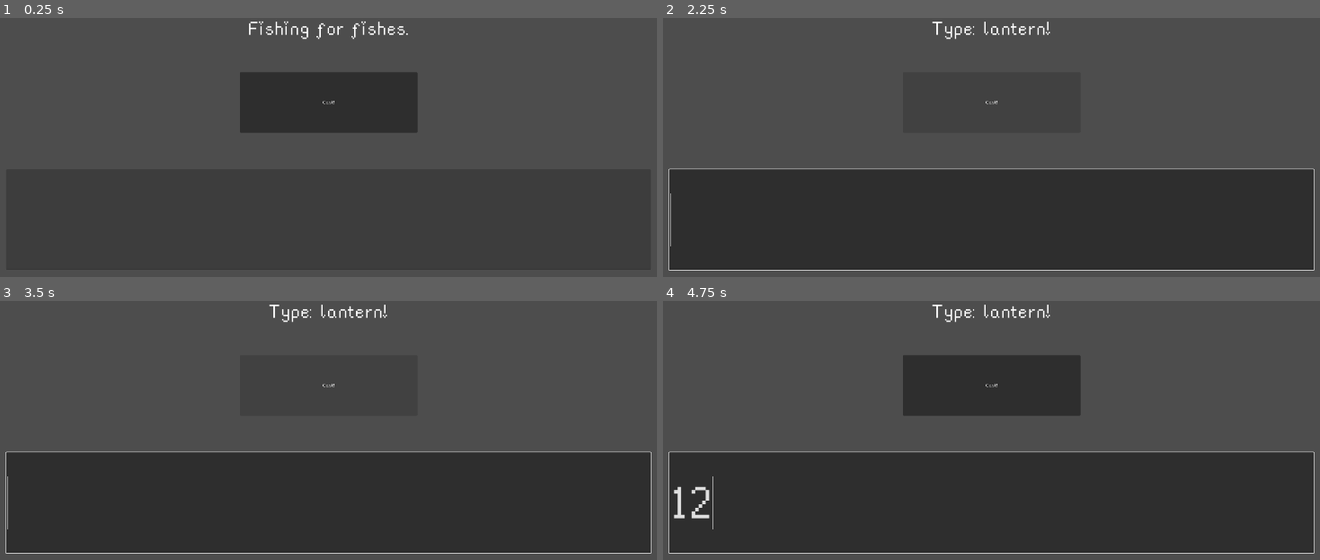
Above: before the commit, frames 1-4 (two rows, left to right).
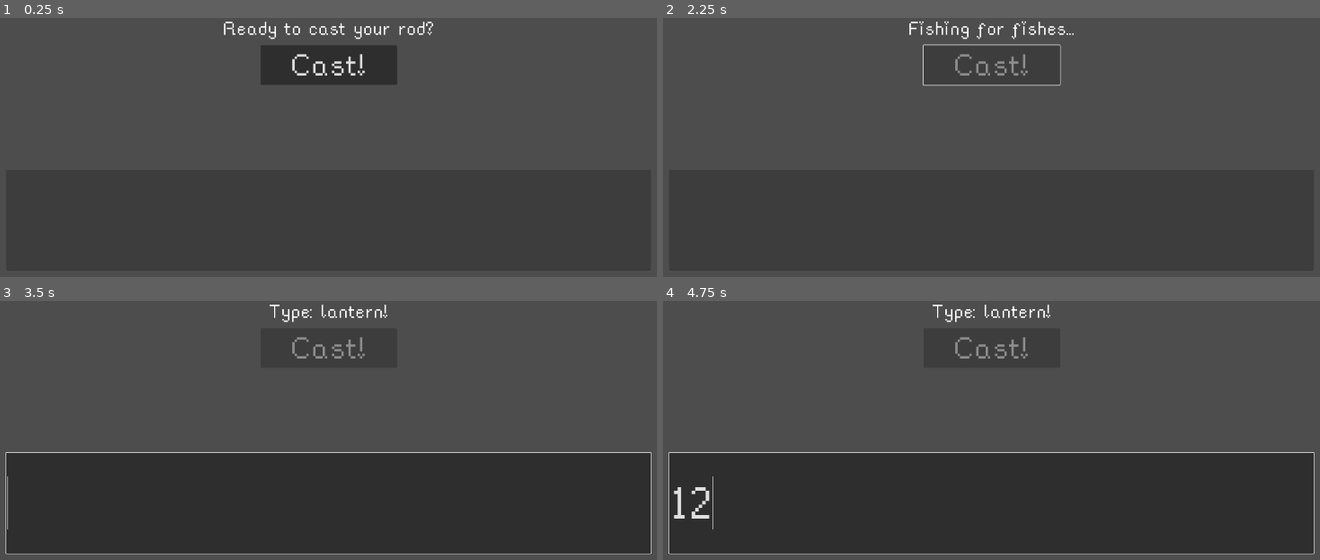
Above: after the commit, the same moments.

Repository: flowerFawn/the-key-to-fishing
Game: Godot game, scene res://typing_scene.tscn
The game is run twice, just before and just after one commit, with the same random seed, the same clock (stepped at 60 frames per second) and the same inputs.
Inputs (mouse positions are in pixels of both pictures, inside the frame that each line leads up to):
- Up to frame 1 (0.25 s): no input
- Up to frame 2 (2.25 s): click "Cast!" at 0.5 s; click (991, 103) at 1.25 s, where only the run before the commit has a clickable "Cast!"; click (991, 103) at 2 s, where only the run before the commit has a clickable "Cast!"
- Up to frame 3 (3.5 s): no input
- Up to frame 4 (4.75 s): click (991, 503) at 3.52 s; type "12" at 3.6 s; tap Enter at 4.25 s

The runs differ from the first frame. In frame 1, 8.0% of the frame differs, in the area x 34-66%, y 1-45%; in frame 2, 2.3%; in frame 3, 1.8%; in frame 4, 7.1%.

Commit message:
refactored the waiting text dot sequence

Diff:
--- a/assets/themes/main_theme.tres
+++ b/assets/themes/main_theme.tres
@@ -4,6 +4,7 @@
 
 [resource]
 default_font = ExtResource("1_nb1hy")
+Button/font_sizes/font_size = 100
 Label/font_sizes/font_size = 60
 LineEdit/font_sizes/font_size = 150
 TextEdit/font_sizes/font_size = 150
--- a/typing_scene.gd
+++ b/typing_scene.gd
@@ -4,27 +4,29 @@
 var state: String = "starting"
 # Called when the node enters the scene tree for the first time.
 func _ready() -> void:
-	#pass # Replace with function body.
-	start_fishing()
+	pass # Replace with function body.
+
 
 # Called every frame. 'delta' is the elapsed time since the previous frame.
 func _process(_delta: float) -> void:
 	if state == "waiting" and $CanvasLayer/Control/WordDisplay.text == "Fishing for fishes":
-		for _a in range(3):
-			if state == "waiting":
-				$CanvasLayer/Control/WordDisplay.text = $CanvasLayer/Control/WordDisplay.text + "."
-				await get_tree().create_timer(0.5).timeout
-			else:
-				break
-		await get_tree().create_timer(0.5).timeout
+		waiting_text_dot_cycle()
+
+func waiting_text_dot_cycle():
+	for _a in range(3):
 		if state == "waiting":
-			$CanvasLayer/Control/WordDisplay.text = "Fishing for fishes"
-
-
+			$CanvasLayer/Control/WordDisplay.text = $CanvasLayer/Control/WordDisplay.text + "."
+			await get_tree().create_timer(0.5).timeout
+		else:
+			break
+	await get_tree().create_timer(0.5).timeout
+	if state == "waiting":
+		$CanvasLayer/Control/WordDisplay.text = "Fishing for fishes"
 
 func start_fishing():
 	#starts the timer to give a wait time till the text appears
 	state = "waiting"
+	$CanvasLayer/Control/CastButton.disabled = true
 	$CanvasLayer/Control/WordDisplay.text = "Fishing for fishes"
 	$TimeToBob.wait_time = random.randf_range(2.0, 5.0)
 	$TimeToBob.start()
--- a/typing_scene.tscn
+++ b/typing_scene.tscn
@@ -19,14 +19,14 @@
 [node name="InputBox" type="LineEdit" parent="CanvasLayer/Control"]
 layout_mode = 1
 anchors_preset = -1
-anchor_left = 0.051
-anchor_top = 0.375
-anchor_right = 0.949
-anchor_bottom = 0.625
-offset_left = 0.0799942
-offset_top = 0.499969
-offset_right = -0.0800781
-offset_bottom = -0.5
+anchor_left = 0.5
+anchor_top = 0.5
+anchor_right = 0.5
+anchor_bottom = 0.5
+offset_left = -862.0
+offset_top = -134.5
+offset_right = 862.0
+offset_bottom = 134.5
 grow_horizontal = 2
 grow_vertical = 2
 editable = false
@@ -34,27 +34,29 @@
 [node name="WordDisplay" type="Label" parent="CanvasLayer/Control"]
 layout_mode = 1
 anchors_preset = -1
-anchor_left = 0.142
-anchor_right = 0.858
-anchor_bottom = 0.087
-offset_left = 0.359985
-offset_right = 0.639893
-offset_bottom = 0.0399933
+anchor_left = 0.5
+anchor_top = 0.044
+anchor_right = 0.5
+anchor_bottom = 0.044
+offset_left = -687.0
+offset_top = -47.52
+offset_right = 688.0
+offset_bottom = 46.48
 grow_horizontal = 2
 text = "Ready to cast your rod?"
 horizontal_alignment = 1
 
-[node name="Button" type="Button" parent="CanvasLayer/Control"]
+[node name="CastButton" type="Button" parent="CanvasLayer/Control"]
 layout_mode = 1
 anchors_preset = -1
-anchor_left = 0.377
-anchor_top = 0.134
-anchor_right = 0.624
-anchor_bottom = 0.284
-offset_left = -0.840027
-offset_top = 0.279999
-offset_right = -0.0800781
-offset_bottom = 0.279999
+anchor_left = 0.5
+anchor_top = 0.117
+anchor_right = 0.5
+anchor_bottom = 0.117
+offset_left = -182.5
+offset_top = -53.36
+offset_right = 182.5
+offset_bottom = 52.64
 grow_horizontal = 2
 text = "Cast!"
 
@@ -67,5 +69,6 @@
 one_shot = true
 
 [connection signal="text_changed" from="CanvasLayer/Control/InputBox" to="." method="_on_input_box_text_changed"]
+[connection signal="pressed" from="CanvasLayer/Control/CastButton" to="." method="start_fishing"]
 [connection signal="timeout" from="TimeLeft" to="." method="time_finished"]
 [connection signal="timeout" from="TimeToBob" to="." method="start_typing"]
